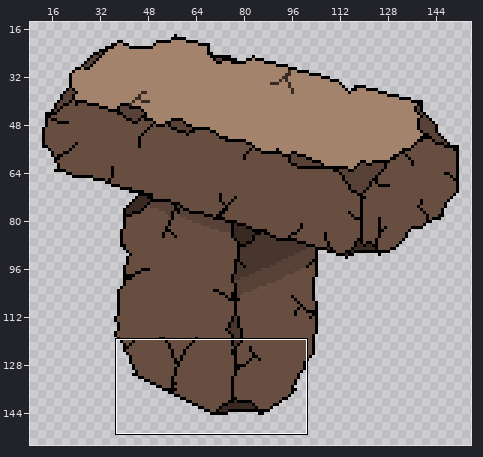
Pixel-art file, stored at Assets/Graphics/Enviroment/Monoliths/Aseprite Files/T_Brick2_gÖbeklitepe.aseprite. Above: a wide view before the commit, with the close-up outlined.
Close-up. Before:
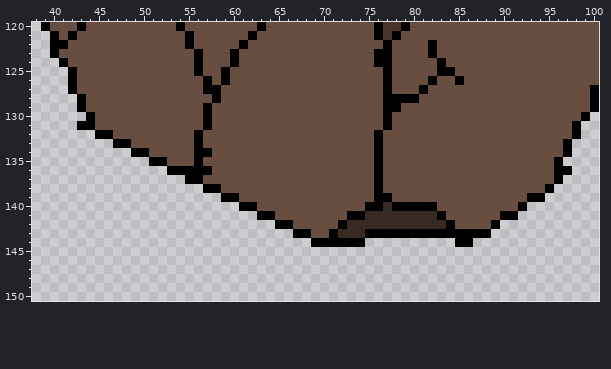
160x160 pixels, 1 frame. Shown: x 38..100, y 120..150. The wide view leaves out empty margins.
The same view after the edit:
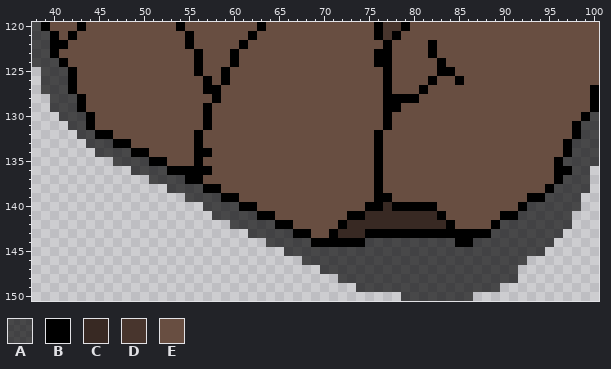
Palette (. is transparent): A #000000a6  B #000000  C #382923  D #48352d  E #684e41
From old to new:
layer "Layer 2" added
--- layers "Layer 1", "Layer 2"
@@ x 38..100 @@
-120 .BEEEBEEEEEEEEEEBEEEEEEEEBEEEEEEEEEEEEBDDBEEEEEEEEEEEEEEEEEEEEE
-121 ..BEBEEEEEEEEEEEEBEEEEEEBEEEEEEEEEEEEEBDBEEEEEEEEEEEEEEEEEEEEEE
-122 ..BBEEEEEEEEEEEEEBEEEEEBEEEEEEEEEEEEEEEBEEEEBEEEEEEEEEEEEEEEEEE
-123 ..BEEEEEEEEEEEEEEEBEEEBEEEEEEEEEEEEEEEBBEEEEBEEEEEEEEEEEEEEEEEE
-124 ...BEEEEEEEEEEEEEEBEEEBEEEEEEEEEEEEEEEBBEEEEEBEEEEEEEEEEEEEEEEE
-125 ....BEEEEEEEEEEEEEBEEBEEEEEEEEEEEEEEEEEBEEEEEBBEEEEEEEEEEEEEEEE
-126 ....BEEEEEEEEEEEEEEBEBEEEEEEEEEEEEEEEEEBEEEEBEEBEEEEEEEEEEEEEEE
-127 ....BEEEEEEEEEEEEEEBBEEEEEEEEEEEEEEEEEEBEEEBEEEEEEEEEEEEEEEEEEB
-128 .....BEEEEEEEEEEEEEEBEEEEEEEEEEEEEEEEEEBBBBEEEEEEEEEEEEEEEEEEEB
-129 .....BEEEEEEEEEEEEEBEEEEEEEEEEEEEEEEEEEBBEEEEEEEEEEEEEEEEEEEEEB
-130 ......BEEEEEEEEEEEEBEEEEEEEEEEEEEEEEEEEBEEEEEEEEEEEEEEEEEEEEEB.
-131 .....BBEEEEEEEEEEEEBEEEEEEEEEEEEEEEEEEEBEEEEEEEEEEEEEEEEEEEEB..
-132 .......BBEEEEEEEEEBEEEEEEEEEEEEEEEEEEEBEEEEEEEEEEEEEEEEEEEEEB..
-133 .........BBEEEEEEEBEEEEEEEEEEEEEEEEEEEBEEEEEEEEEEEEEEEEEEEEB...
-134 ...........BBEEEEEBBEEEEEEEEEEEEEEEEEEBEEEEEEEEEEEEEEEEEEEEB...
-135 .............BBEEEBEEEEEEEEEEEEEEEEEEEBEEEEEEEEEEEEEEEEEEEB....
-136 ...............BBBBBEEEEEEEEEEEEEEEEEEBEEEEEEEEEEEEEEEEEEEBB...
-137 .................BBEEEEEEEEEEEEEEEEEEEBEEEEEEEEEEEEEEEEEEEB....
-138 ...................BBEEEEEEEEEEEEEEEEEBEEEEEEEEEEEEEEEEEEB.....
-139 .....................BBEEEEEEEEEEEEEEEBBEEEEEEEEEEEEEEEBB......
-140 .......................BBEEEEEEEEEEEEBBCBBBBBEEEEEEEEEB........
-141 .........................BBEEEEEEEEBBCCCCCCCCBEEEEEEBB.........
-142 ...........................BBEEEEEBCCCCCCCCCCCBEEEEB...........
-143 .............................BBEEBCCCBBBBBBBBBBBBBB............
-144 ...............................BBBBBB..........BB..............
-145 ...............................................................
-146 ...............................................................
-147 ...............................................................
-148 ...............................................................
-149 ...............................................................
-150 ...............................................................
+120 ABEEEBEEEEEEEEEEBEEEEEEEEBEEEEEEEEEEEEBDDBEEEEEEEEEEEEEEEEEEEEE
+121 AABEBEEEEEEEEEEEEBEEEEEEBEEEEEEEEEEEEEBDBEEEEEEEEEEEEEEEEEEEEEE
+122 AABBEEEEEEEEEEEEEBEEEEEBEEEEEEEEEEEEEEEBEEEEBEEEEEEEEEEEEEEEEEE
+123 AABEEEEEEEEEEEEEEEBEEEBEEEEEEEEEEEEEEEBBEEEEBEEEEEEEEEEEEEEEEEE
+124 AAABEEEEEEEEEEEEEEBEEEBEEEEEEEEEEEEEEEBBEEEEEBEEEEEEEEEEEEEEEEE
+125 .AAABEEEEEEEEEEEEEBEEBEEEEEEEEEEEEEEEEEBEEEEEBBEEEEEEEEEEEEEEEE
+126 .AAABEEEEEEEEEEEEEEBEBEEEEEEEEEEEEEEEEEBEEEEBEEBEEEEEEEEEEEEEEE
+127 .AAABEEEEEEEEEEEEEEBBEEEEEEEEEEEEEEEEEEBEEEBEEEEEEEEEEEEEEEEEEB
+128 ..AAABEEEEEEEEEEEEEEBEEEEEEEEEEEEEEEEEEBBBBEEEEEEEEEEEEEEEEEEEB
+129 ..AAABEEEEEEEEEEEEEBEEEEEEEEEEEEEEEEEEEBBEEEEEEEEEEEEEEEEEEEEEB
+130 ...AAABEEEEEEEEEEEEBEEEEEEEEEEEEEEEEEEEBEEEEEEEEEEEEEEEEEEEEEBA
+131 ....AABEEEEEEEEEEEEBEEEEEEEEEEEEEEEEEEEBEEEEEEEEEEEEEEEEEEEEBAA
+132 .....AABBEEEEEEEEEBEEEEEEEEEEEEEEEEEEEBEEEEEEEEEEEEEEEEEEEEEBAA
+133 ......AAABBEEEEEEEBEEEEEEEEEEEEEEEEEEEBEEEEEEEEEEEEEEEEEEEEBAAA
+134 .......AAAABBEEEEEBBEEEEEEEEEEEEEEEEEEBEEEEEEEEEEEEEEEEEEEEBAAA
+135 .........AAAABBEEEBEEEEEEEEEEEEEEEEEEEBEEEEEEEEEEEEEEEEEEEBAAAA
+136 ...........AAAABBBBBEEEEEEEEEEEEEEEEEEBEEEEEEEEEEEEEEEEEEEBBAA.
+137 .............AAAABBEEEEEEEEEEEEEEEEEEEBEEEEEEEEEEEEEEEEEEEBAAA.
+138 ...............AAAABBEEEEEEEEEEEEEEEEEBEEEEEEEEEEEEEEEEEEBAAAA.
+139 .................AAAABBEEEEEEEEEEEEEEEBBEEEEEEEEEEEEEEEBBAAAA..
+140 ...................AAAABBEEEEEEEEEEEEBBCBBBBBEEEEEEEEEBAAAAAA..
+141 ....................AAAAABBEEEEEEEEBBCCCCCCCCBEEEEEEBBAAAAAA...
+142 ......................AAAAABBEEEEEBCCCCCCCCCCCBEEEEBAAAAAAAA...
+143 ........................AAAAABBEEBCCCBBBBBBBBBBBBBBAAAAAAAA....
+144 ..........................AAAAABBBBBBAAAAAAAAAABBAAAAAAAAA.....
+145 ............................AAAAAAAAAAAAAAAAAAAAAAAAAAAAA......
+146 ..............................AAAAAAAAAAAAAAAAAAAAAAAAA........
+147 ................................AAAAAAAAAAAAAAAAAAAAAA.........
+148 ..................................AAAAAAAAAAAAAAAAAAAA.........
+149 ....................................AAAAAAAAAAAAAAAA...........
+150 .........................................AAAAAAAA..............
